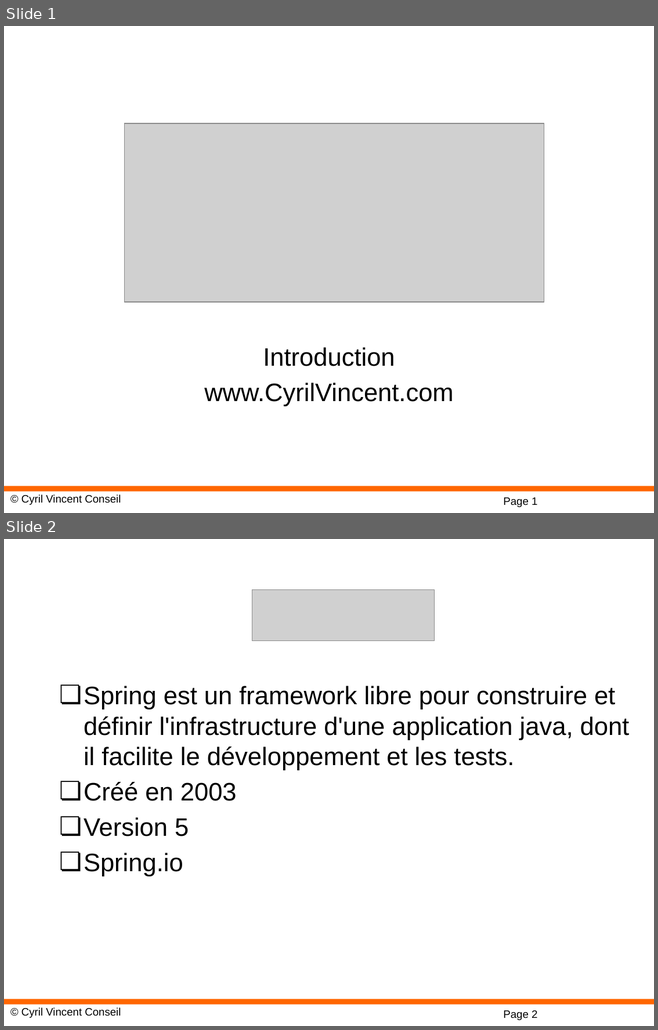
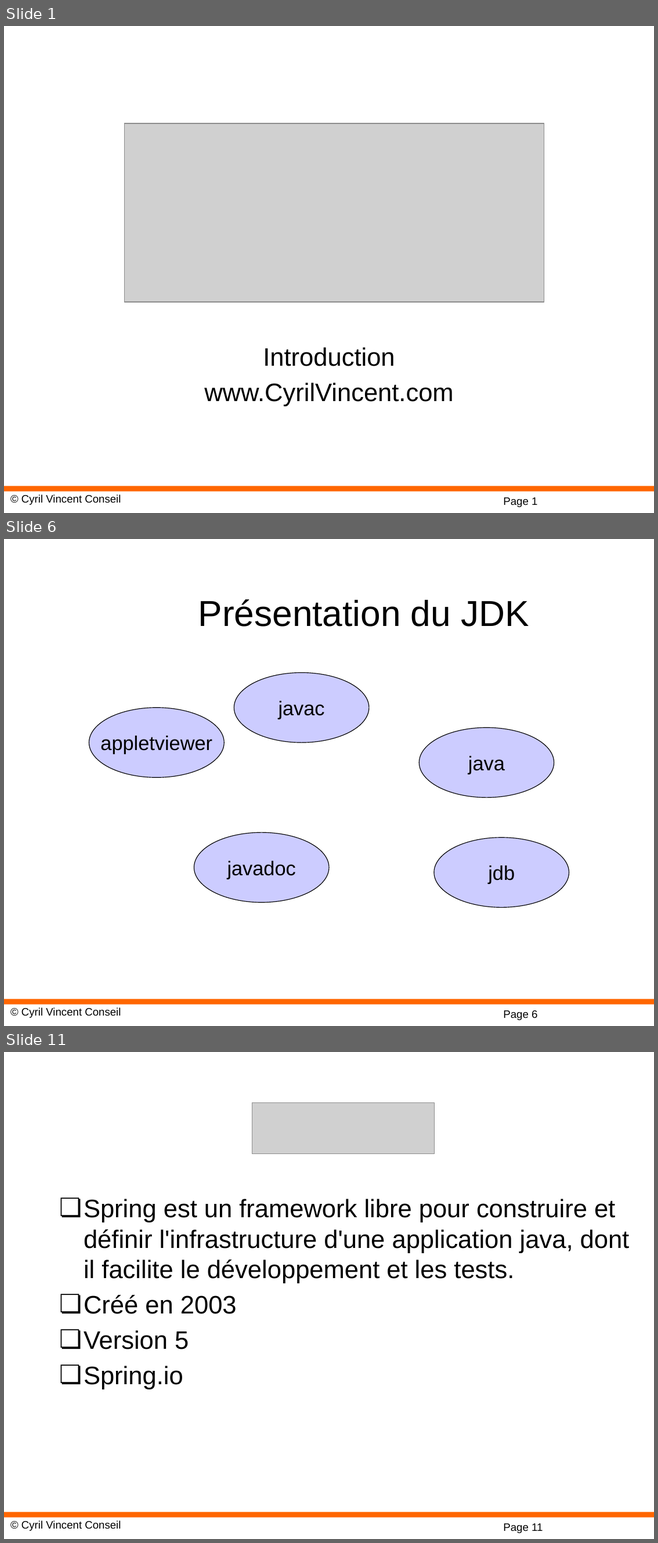
Before and after one commit to cyrilvincent/spring, a slide deck: ppt/01-SpringIntro.pptx. Shown one above the other, each under a label of ours: slides 1 and 2 before the commit, slides 1, 6 and 11 after it; the slides between them are not shown. The pictures are 658x1030 and 658x1543 pixels, drawn with LibreOffice and Linux fonts; fonts in the diff are those of the drawing; grey boxes stand for pictures; background and template pictures are left out. Boxes give left, top, right and bottom in pixels: in the first picture for what was removed or moved away, otherwise in the second. Text is boxed around its words. In the diff, an @@ line names an element or a change of style, - is before the commit and + after.

Commit message:
Add Java intro

```diff
--- a/ppt/01-SpringIntro.pptx
+++ b/ppt/01-SpringIntro.pptx
@@ slide 6 added at (x1=4, y1=539, x2=654, y2=1026), background #FFFFFF; not listed: 3 template elements that a slide beside it also shows @@
@@ title added at (x1=198, y1=599, x2=528, y2=627), 40 pt, text #000000 @@
+Présentation du JDK
@@ ellipse added at (x1=234, y1=673, x2=369, y2=743), fill #CCCCFF, outline #000000 0.75 pt, 22.1 pt, text #000000 @@
+javac
@@ ellipse added at (x1=89, y1=708, x2=224, y2=778), fill #CCCCFF, outline #000000 0.75 pt, 22.1 pt, text #000000 @@
+appletviewer
@@ ellipse added at (x1=419, y1=727, x2=554, y2=798), fill #CCCCFF, outline #000000 0.75 pt, 22.1 pt, text #000000 @@
+java
@@ ellipse added at (x1=194, y1=832, x2=329, y2=903), fill #CCCCFF, outline #000000 0.75 pt, 22.1 pt, text #000000 @@
+javadoc
@@ ellipse added at (x1=434, y1=838, x2=569, y2=908), fill #CCCCFF, outline #000000 0.75 pt, 22.1 pt, text #000000 @@
+jdb
@@ what was slide 2 is now slide 11 @@
@@ page number at (x1=503, y1=1524, x2=542, y2=1533): text changed @@
-Page 2
+Page 11
```
Also in this commit, not shown: 8 other slides added, 3 other files.
